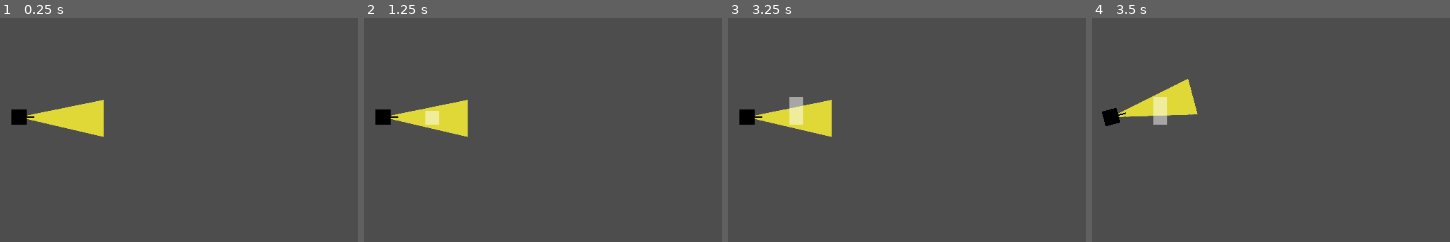
Above: before the commit, frames 1-4 (left to right).
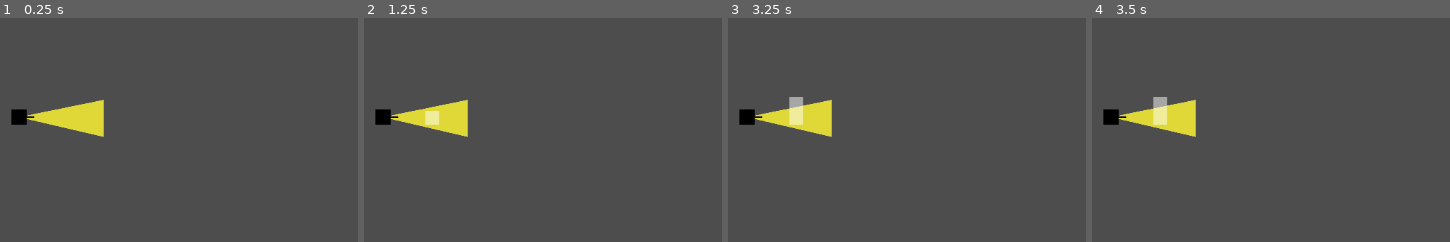
Above: after the commit, the same moments.

Repository: mk5med/godot-starting-fresh
Game: Godot game, scene res://scenes/main_scene.tscn
The game is run twice, just before and just after one commit, with the same random seed, the same clock (stepped at 60 frames per second) and the same inputs.
Inputs:
- Up to frame 1 (0.25 s): no input
- Up to frame 2 (1.25 s): tap Enter at 0.5 s; hold Up (ui_up) from 0.53 s (still down); tap \ (start_fresh) at 0.6 s
- Up to frame 3 (3.25 s): tap \ (start_fresh) at 1.35, 2, 2.1, 2.75, 2.85 s; release Up (ui_up) at 2.03 s; hold Left (ui_left) from 2.03 s (still down)
- Up to frame 4 (3.5 s): keep holding Left (ui_left)
The pictures show only the part of the screen within x 0-50%, y 0-50%; the shares and areas given below are measured in that part.

Frames 1-3 are identical in both runs. In frame 4, 2.6% of the frame differs, in the area x 2-30%, y 27-54%.
Error after the commit: Parse Error: Class "Enemy" hides a global script class. (res://components/enemy/enemy.tscn::GDScript_6fuhi:2)

Commit message:
Refactor enemy.gd classes to files

Diff:
--- /dev/null
+++ b/components/enemy/Alertness.gd
@@ -0,0 +1,38 @@
+class_name Alertness
+enum ALERT_LEVEL { CALM, LOW, HIGH }
+var alert: float = 0
+var speed: float = 2
+var baseAlert: float = 0
+var alertLevel: ALERT_LEVEL = ALERT_LEVEL.CALM
+
+
+func _init(_baseAlert: float = 0):
+	self.baseAlert = _baseAlert
+	self.alert = self.baseAlert
+	setAlertLevel()
+
+
+func update(canSeePlayer: bool, timeElapsed: float):
+	alert += timeElapsed * speed * (1 if canSeePlayer else -1)
+
+	# Correct the alert level to not exceed the minimum
+	alert = max(baseAlert, alert)
+	setAlertLevel()
+
+
+func setAlert(_alert: float):
+	self.alert = max(baseAlert, _alert)
+	setAlertLevel()
+
+
+func setAlertLevel():
+	self.alertLevel = _getAlertLevel(alert)
+
+
+func _getAlertLevel(_alert: float):
+	if _alert == 0:
+		return ALERT_LEVEL.CALM
+	elif _alert <= 1:
+		return ALERT_LEVEL.LOW
+	else:
+		return ALERT_LEVEL.HIGH
--- /dev/null
+++ b/components/enemy/Hunt.gd
@@ -0,0 +1,45 @@
+class_name Hunt
+enum HUNT_STATE { LOST, SEARCHING, CHASING }
+const SEARCH_TIME = 5
+
+var suspiciousPos: Vector2
+var enemy: Enemy
+var state: HUNT_STATE = HUNT_STATE.SEARCHING
+var searchTimeRemaining = SEARCH_TIME
+
+
+func _init(_enemy: Enemy):
+	print(_enemy)
+	self.enemy = _enemy
+
+
+func update(delta: float):
+	if state == HUNT_STATE.SEARCHING:
+		# Decrement the search time if searching
+		searchTimeRemaining = max(0, searchTimeRemaining - delta)
+
+		# The search time has elapsed
+		if searchTimeRemaining == 0:
+			setState(HUNT_STATE.LOST)
+
+	# Stop processing when the enemy gives up
+	if state == HUNT_STATE.LOST:
+		return
+
+	# The hunt is SEARCHING or CHASING
+	self.enemy.look_at(suspiciousPos)
+
+	# Navigate towards the position
+	var dir = (suspiciousPos - self.enemy.position).normalized()
+	self.enemy.move_and_collide(dir * delta * 300)
+
+
+func setSearchPos(pos: Vector2):
+	self.suspiciousPos = pos
+
+
+func setState(_state: HUNT_STATE):
+	# If the enemy has transitioned into a searching state
+	if _state != state and state == HUNT_STATE.SEARCHING:
+		searchTimeRemaining = SEARCH_TIME
+	state = _state
--- a/components/enemy/enemy.gd
+++ b/components/enemy/enemy.gd
@@ -13,7 +13,11 @@
 var state: ENEMY_STATE = baseState
 var alertness = Alertness.new()
 var player: Player = null
-var hunt: Hunt = Hunt.new(self)
+var hunt: Hunt
+
+
+func _init():
+	hunt = Hunt.new(self)
 
 
 func followPath(delta):
@@ -39,28 +43,37 @@
 func _physics_process(delta):
 	elapsed_time += delta
 
+	# If the enemy is hunting
+	if state == ENEMY_STATE.HUNTING:
+		# Track the player while in range
+		if player != null:
+			hunt.setSearchPos(player.position)
+			hunt.setState(Hunt.HUNT_STATE.CHASING)
+		else:
+			hunt.setState(Hunt.HUNT_STATE.SEARCHING)
+
+		hunt.update(delta)
+
+		# Don't process further
+		if hunt.state != Hunt.HUNT_STATE.LOST:
+			return
+
+	# Update the alertness
 	alertness.update(player != null, delta)
+	var aLevel = alertness.alertLevel
 
-	match alertness.alertLevel:
-		Alertness.ALERT_LEVEL.CALM:
-			# Return to normal
-			state = baseState
-		Alertness.ALERT_LEVEL.LOW:
-			# Stop and wait for something to happen
-			state = ENEMY_STATE.IDLE
-		Alertness.ALERT_LEVEL.HIGH:
-			# Hunt the suspicious activity
-			state = ENEMY_STATE.HUNTING
+	if aLevel == Alertness.ALERT_LEVEL.CALM:
+		# Return to normal
+		state = baseState
+	elif aLevel == Alertness.ALERT_LEVEL.LOW:
+		# Stop and wait for something to happen
+		state = ENEMY_STATE.IDLE
+	elif aLevel == Alertness.ALERT_LEVEL.HIGH:
+		# Hunt the suspicious activity
+		state = ENEMY_STATE.HUNTING
 
 	if state == ENEMY_STATE.MOVING:
 		followPath(delta)
-	elif state == ENEMY_STATE.HUNTING:
-		# Track the player while in range
-		if player != null:
-			hunt.setSearchPos(player.position)
-
-		hunt.update(delta)
-	pass
 
 
 func _on_detection_area_body_entered(body):
@@ -74,55 +87,3 @@
 	print("Exited ", body)
 	player = null
 	pass
-
-
-class Hunt:
-	enum HUNT_STATE { LOST, SEARCHING, CHASING }
-	var suspiciousPos: Vector2
-	var enemy: Enemy
-	var state: HUNT_STATE = HUNT_STATE.SEARCHING
-
-	func _init(_enemy: Enemy):
-		print(_enemy)
-		self.enemy = _enemy
-
-	func update(delta: float):
-		self.enemy.look_at(suspiciousPos)
-
-	func setSearchPos(pos: Vector2):
-		self.suspiciousPos = pos
-
-
-class Alertness:
-	enum ALERT_LEVEL { CALM, LOW, HIGH }
-	var alert: float = 0
-	var speed: float = 1
-	var baseAlert: float = 0
-	var alertLevel: ALERT_LEVEL = ALERT_LEVEL.CALM
-
-	func _init(_baseAlert: float = 0):
-		self.baseAlert = _baseAlert
-		self.alert = self.baseAlert
-		setAlertLevel()
-
-	func update(canSeePlayer: bool, timeElapsed: float):
-		alert += timeElapsed * speed * (1 if canSeePlayer else -1)
-
-		# Correct the alert level to not exceed the minimum
-		alert = max(baseAlert, alert)
-		setAlertLevel()
-
-	func setAlert(_alert: float):
-		self.alert = max(baseAlert, _alert)
-		setAlertLevel()
-
-	func setAlertLevel():
-		self.alertLevel = _getAlertLevel(alert)
-
-	func _getAlertLevel(_alert: float):
-		if _alert == 0:
-			return ALERT_LEVEL.CALM
-		elif _alert <= 2:
-			return ALERT_LEVEL.LOW
-		else:
-			return ALERT_LEVEL.HIGH
--- a/components/enemy/enemy.tscn
+++ b/components/enemy/enemy.tscn
@@ -1,8 +1,95 @@
 [gd_scene load_steps=6 format=3 uid="uid://bcjdwcdloq6fa"]
 
-[ext_resource type="Script" path="res://components/enemy/enemy.gd" id="1_cd881"]
 [ext_resource type="Texture2D" uid="uid://buq3bvyw1eehp" path="res://assets/enemy.png" id="2_0ksqu"]
 [ext_resource type="Texture2D" uid="uid://rkteka05dxkc" path="res://assets/enemy_detection_range.png" id="2_t6s1l"]
+
+[sub_resource type="GDScript" id="GDScript_6fuhi"]
+script/source = "## Enemy class
+class_name Enemy
+extends StaticBody2D
+enum ENEMY_STATE { IDLE, MOVING, HUNTING }
+
+var elapsed_time = 0
+var vision_range = 5
+@export var travel_points: Array[Vector2] = []
+
+var index = 0
+
+var baseState = ENEMY_STATE.IDLE
+var state: ENEMY_STATE = baseState
+var alertness = Alertness.new()
+var player: Player = null
+var hunt: Hunt = Hunt.new(self)
+
+
+func followPath(delta):
+	if len(travel_points) == 0:
+		return
+
+	# Find the direction from the target point to the current position in world space
+	var direction = (travel_points[index] - position).normalized()
+
+	look_at(direction)
+	move_and_collide(direction * delta)
+
+	# Increment the position to reach when the node is close enough
+	if (position - travel_points[index]).length() <= 5:
+		index += 1
+
+	# Loop back when the index exceeds the array size
+	if len(travel_points) <= index:
+		index = 0
+		return
+
+
+func _physics_process(delta):
+	elapsed_time += delta
+
+	# If the enemy is hunting
+	if state == ENEMY_STATE.HUNTING:
+		# Track the player while in range
+		if player != null:
+			hunt.setSearchPos(player.position)
+			hunt.setState(Hunt.HUNT_STATE.CHASING)
+		else:
+			hunt.setState(Hunt.HUNT_STATE.SEARCHING)
+
+		hunt.update(delta)
+
+		# Don't process further
+		if hunt.state != Hunt.HUNT_STATE.LOST:
+			return
+
+	# Update the alertness
+	alertness.update(player != null, delta)
+	var aLevel = alertness.alertLevel
+
+	if aLevel == Alertness.ALERT_LEVEL.CALM:
+		# Return to normal
+		state = baseState
+	elif aLevel == Alertness.ALERT_LEVEL.LOW:
+		# Stop and wait for something to happen
+		state = ENEMY_STATE.IDLE
+	elif aLevel == Alertness.ALERT_LEVEL.HIGH:
+		# Hunt the suspicious activity
+		state = ENEMY_STATE.HUNTING
+
+	if state == ENEMY_STATE.MOVING:
+		followPath(delta)
+
+
+func _on_detection_area_body_entered(body):
+	print(\"Entered \", body)
+	player = body
+	hunt.setSearchPos(player.position)
+	pass
+
+
+func _on_detection_area_body_exited(body):
+	print(\"Exited \", body)
+	player = null
+	pass
+"
 
 [sub_resource type="RectangleShape2D" id="RectangleShape2D_8ku6j"]
 
@@ -10,10 +97,10 @@
 size = Vector2(120.5, 46)
 
 [node name="enemy" type="StaticBody2D"]
-script = ExtResource("1_cd881")
+script = SubResource("GDScript_6fuhi")
+travel_points = null
 
 [node name="CollisionShape2D" type="CollisionShape2D" parent="."]
-scale = Vector2(1, 1)
 shape = SubResource("RectangleShape2D_8ku6j")
 
 [node name="DetectionArea" type="Area2D" parent="."]
